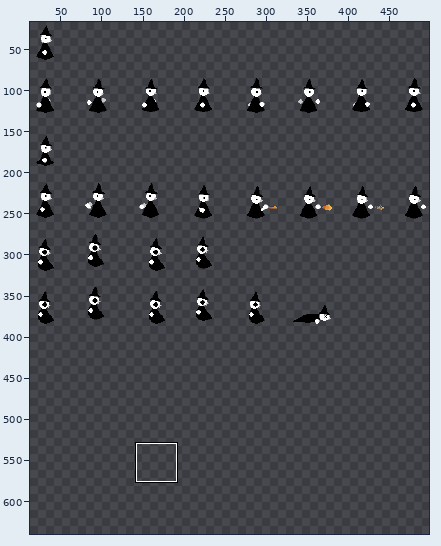
Two states of a sprite sheet, GameEngine/img/AnimationSheet.png. Above: a wide view before the commit, with the close-up outlined.
Close-up. Old version:
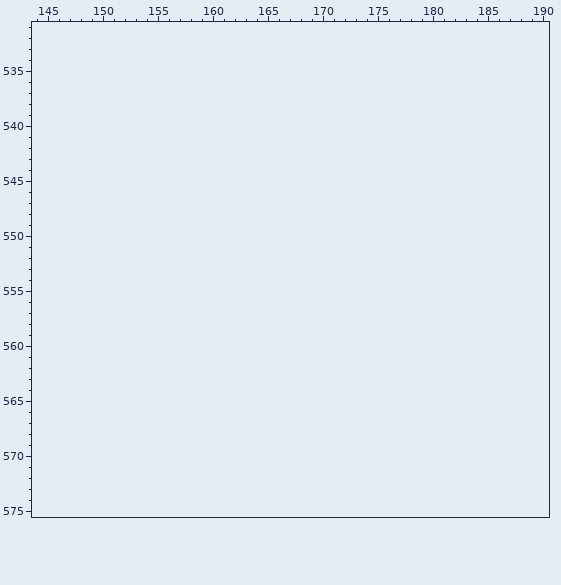
The file is 512x384 pixels. Shown: x 144..190, y 531..575. The old version is drawn lined up with the new one, on the new canvas. The wide view leaves out empty margins. The commit also changed other parts of the picture, which this record leaves out.
The result:
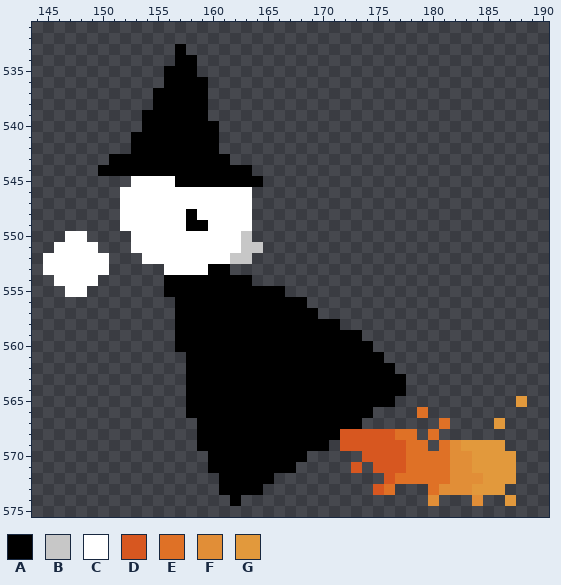
Palette (. is transparent): A #000000  B #c7c7c7  C #ffffff  D #d75720  E #df7126  F #e18e37  G #e2993c
What changed:
canvas 512x384 -> 512x640
y 533: x 157 . -> A
y 534: x 157..158 .. -> AA
y 535: x 156..158 ... -> AAA
y 536: x 156..159 .... -> AAAA
y 537..538: x 155..159 ..... -> AAAAA
y 539: x 154..159 ...... -> AAAAAA
y 540: x 154..160 ....... -> AAAAAAA
y 541..542: x 153..160 ........ -> AAAAAAAA
y 543: x 151..161 ........... -> AAAAAAAAAAA
y 544: x 150..163 .............. -> AAAAAAAAAAAAAA
y 545: x 153..164 ............ -> CCCCAAAAAAAA
y 546..547: x 152..163 ............ -> CCCCCCCCCCCC
y 548: x 152..163 ............ -> CCCCCCACCCCC
y 549: x 152..163 ............ -> CCCCCCAACCCC
y 550: x 147..148 .. -> CC; x 153..163 ........... -> CCCCCCCCCCB
y 551: x 146..149 .... -> CCCC; x 153..164 ............ -> CCCCCCCCCCBB
y 552: x 145..150 ...... -> CCCCCC; x 154..163 .......... -> CCCCCCCCBB
y 553: x 145..150 ...... -> CCCCCC; x 156..161 ...... -> CCCCAA
y 554: x 146..149 .... -> CCCC; x 156..163 ........ -> AAAAAAAA
y 555: x 147..148 .. -> CC; x 156..166 ........... -> AAAAAAAAAAA
y 556: x 157..168 ............ -> AAAAAAAAAAAA
y 557: x 157..169 ............. -> AAAAAAAAAAAAA
y 558: x 157..171 ............... -> AAAAAAAAAAAAAAA
y 559: x 157..173 ................. -> AAAAAAAAAAAAAAAAA
y 560: x 157..174 .................. -> AAAAAAAAAAAAAAAAAA
y 561: x 158..175 .................. -> AAAAAAAAAAAAAAAAAA
y 562: x 158..176 ................... -> AAAAAAAAAAAAAAAAAAA
y 563..564: x 158..177 .................... -> AAAAAAAAAAAAAAAAAAAA
y 565: x 158..176 ................... -> AAAAAAAAAAAAAAAAAAA; x 188 . -> G
y 566: x 158..174 ................. -> AAAAAAAAAAAAAAAAA; x 179 . -> E
y 567: x 159..173 ............... -> AAAAAAAAAAAAAAA; x 181 . -> E; x 186 . -> G
y 568: x 159..178 .................... -> AAAAAAAAAAAAADDDDDEE; x 180 . -> E
y 569: x 159..170 ............ -> AAAAAAAAAAAA; x 172..179 ........ -> DDDDDDEE; x 181..186 ...... -> EFGGGG
y 570: x 160..168 ......... -> AAAAAAAAA; x 174..187 .............. -> DDDDEEEEFFGGGG
y 571: x 160..167 ........ -> AAAAAAAA; x 173 . -> D; x 175..187 ............. -> DDDEEEEFFGGGG
y 572: x 161..165 ..... -> AAAAA; x 176..187 ............ -> DEEEEEFFFGGG
y 573: x 161..164 .... -> AAAA; x 175..176 .. -> DE; x 180..186 ....... -> EFFFGGG
y 574: x 162 . -> A; x 180 . -> F; x 184 . -> F; x 187 . -> G
